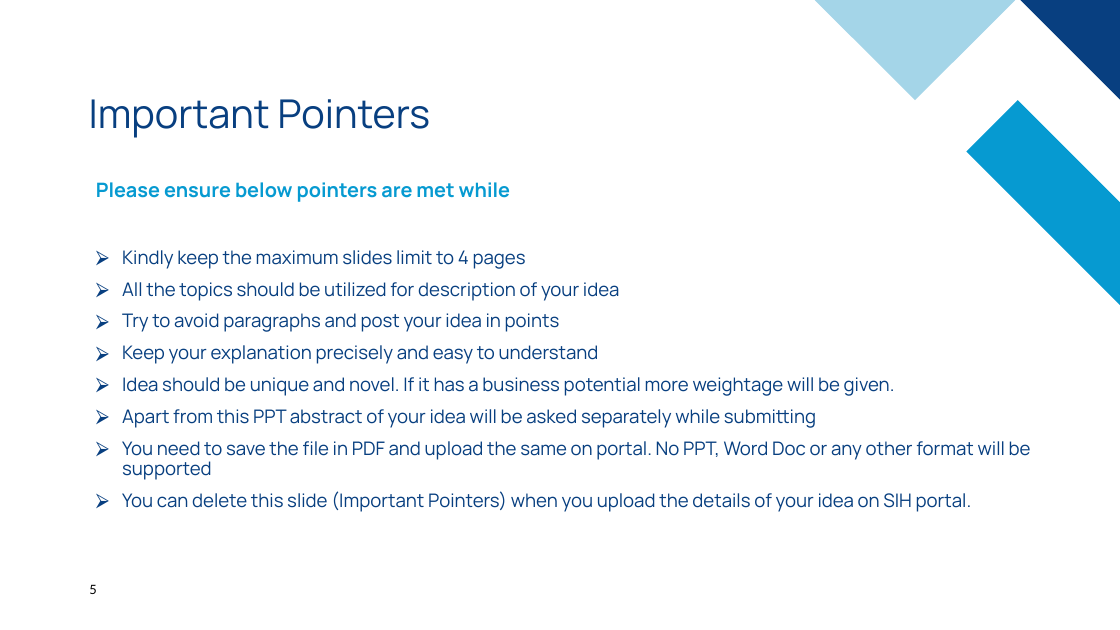
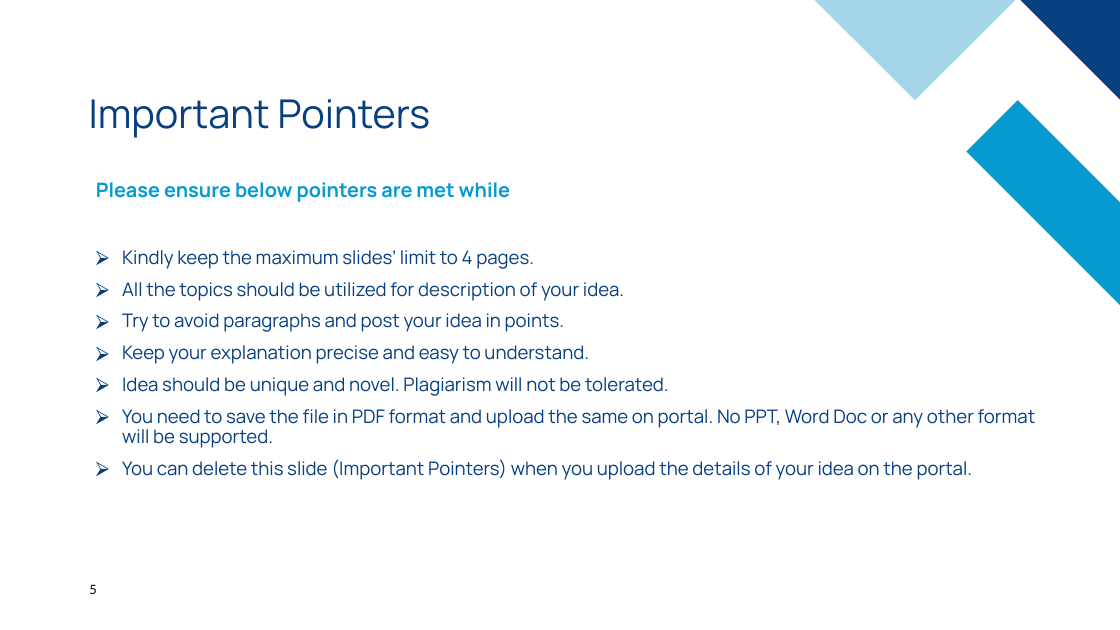
Before and after one commit to AntarMukhopadhyaya/acm-hackathon-next, a slide deck: slide 5 of public/files/ideaTemplate.pptx. Drawn at 1120x630 pixels with LibreOffice and Linux fonts; fonts in the diff are those of the drawing. Boxes give left, top, right and bottom in pixels: in the first picture for what was removed or moved away, otherwise in the second. Text is boxed around its words. In the diff, an @@ line names an element or a change of style, - is before the commit and + after.

```diff
--- a/public/files/ideaTemplate.pptx
+++ b/public/files/ideaTemplate.pptx
@@ text at box(122, 250, 1036, 480): text changed @@
-⮚ Kindly keep the maximum slides limit to 4 pages
-⮚ All the topics should be utilized for description of your idea
-⮚ Try to avoid paragraphs and post your idea in points
-⮚ Keep your explanation precisely and easy to understand
-⮚ Idea should be unique and novel. If it has a business potential more weightage will be given.
-⮚ Apart from this PPT abstract of your idea will be asked separately while submitting
-⮚ You need to save the file in PDF and upload the same on portal. No PPT, Word Doc or any other format will be supported
-⮚ You can delete this slide (Important Pointers) when you upload the details of your idea on SIH portal.
+⮚ Kindly keep the maximum slides’ limit to 4 pages.
+⮚ All the topics should be utilized for description of your idea.
+⮚ Try to avoid paragraphs and post your idea in points.
+⮚ Keep your explanation precise and easy to understand.
+⮚ Idea should be unique and novel. Plagiarism will not be tolerated.
+⮚ You need to save the file in PDF format and upload the same on portal. No PPT, Word Doc or any other format will be supported.
+⮚ You can delete this slide (Important Pointers) when you upload the details of your idea on the portal.
```
Also in this commit, not shown: 2 other slides changed, 1 other file.
